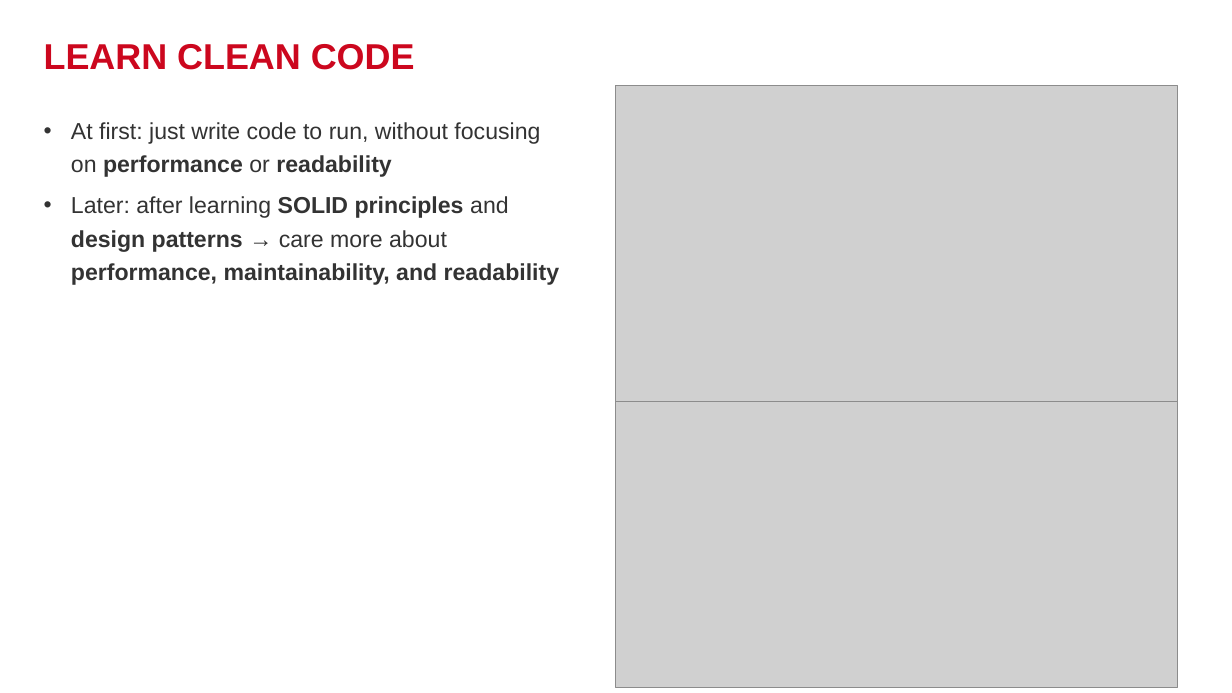
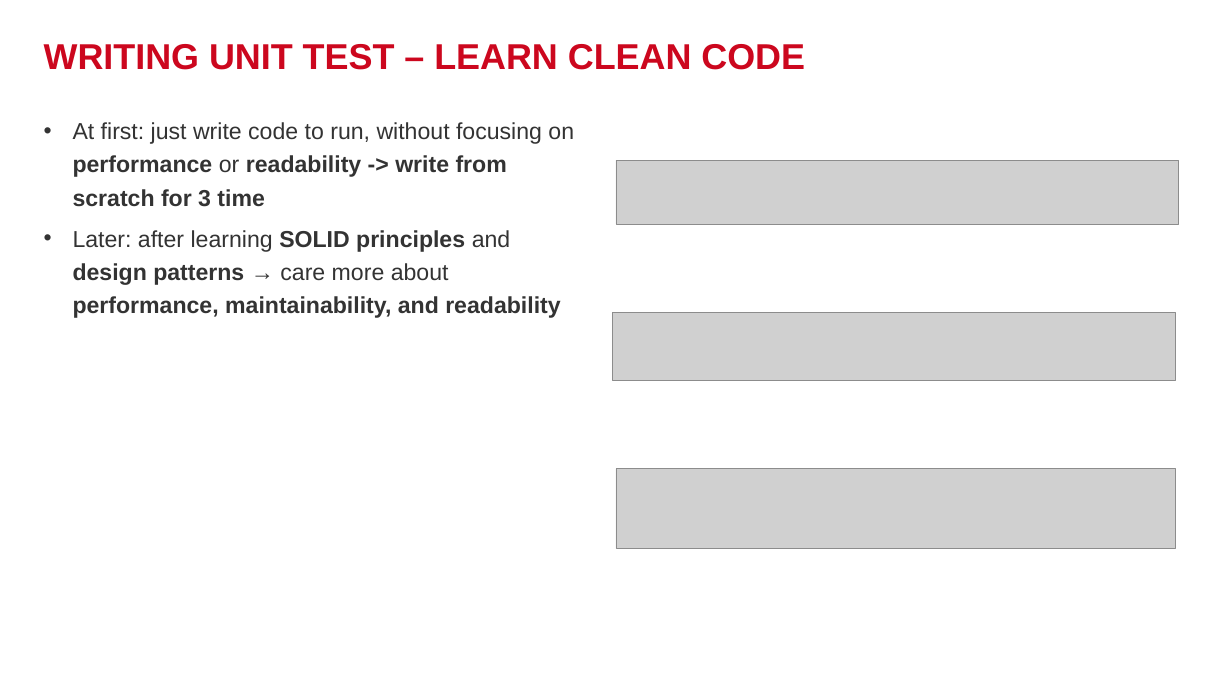
Before and after one commit to phmquan/YPP4-QuanPhan, a slide deck: slide 14 of document/QuanPhan_MilestonePreview.pptx (slide 17 before the commit). Drawn at 1232x693 pixels with LibreOffice and Linux fonts; fonts in the diff are those of the drawing; grey boxes stand for pictures; background and template pictures are left out. Boxes give left, top, right and bottom in pixels: in the first picture for what was removed or moved away, otherwise in the second. Text is boxed around its words. In the diff, an @@ line names an element or a change of style, - is before the commit and + after.

Commit message:
update slide

```diff
--- a/document/QuanPhan_MilestonePreview.pptx
+++ b/document/QuanPhan_MilestonePreview.pptx
@@ title at (x1=44, y1=44, x2=805, y2=70): text changed @@
-LEARN CLEAN CODE
+WRITING UNIT TEST – LEARN CLEAN CODE
@@ picture removed at (x1=616, y1=86, x2=1177, y2=402) @@
@@ text at (x1=73, y1=122, x2=574, y2=207): text changed; bold on @@
-• At first: just write code to run, without focusing on performance or readability
+• At first: just write code to run, without focusing on performance or readability -> write from scratch for 3 time
@@ picture added at (x1=616, y1=160, x2=1179, y2=224) @@
@@ text at (x1=73, y1=230, x2=560, y2=318): indent changed @@
@@ picture added at (x1=613, y1=312, x2=1176, y2=381) @@
@@ picture removed at (x1=616, y1=402, x2=1177, y2=688) @@
@@ picture added at (x1=616, y1=470, x2=1176, y2=549) @@
```
Also in this commit, not shown: 7 other slides changed, 1 slide added, 4 slides removed, 1 other file.
